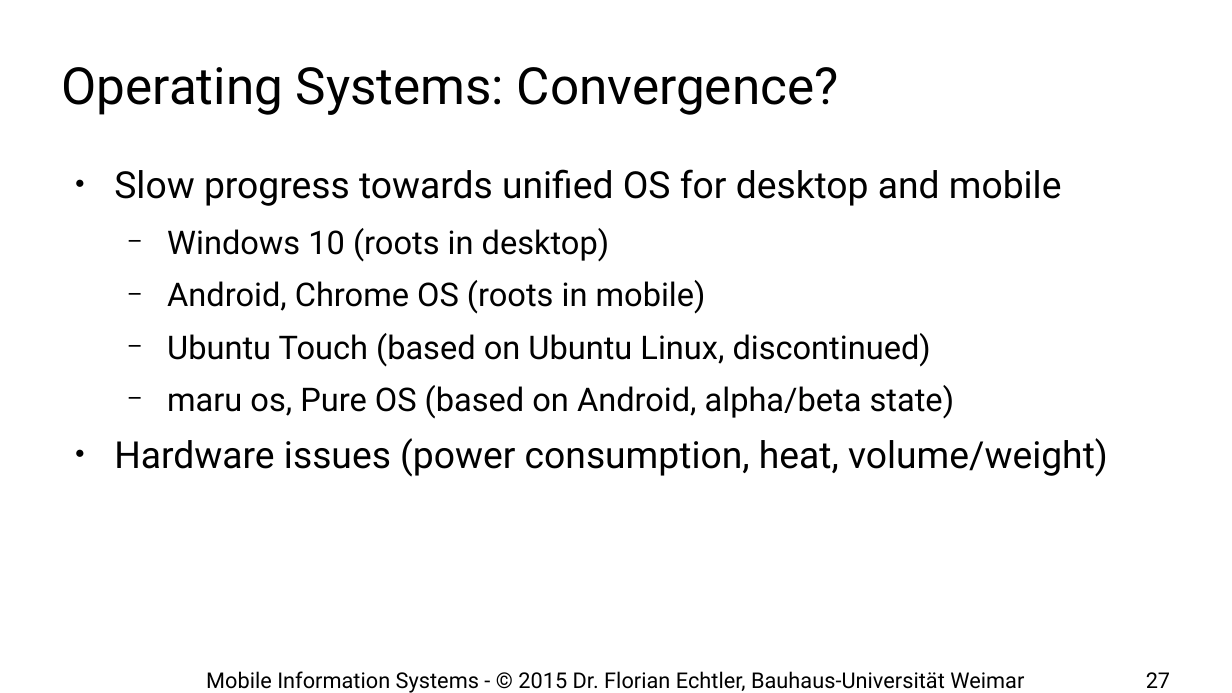
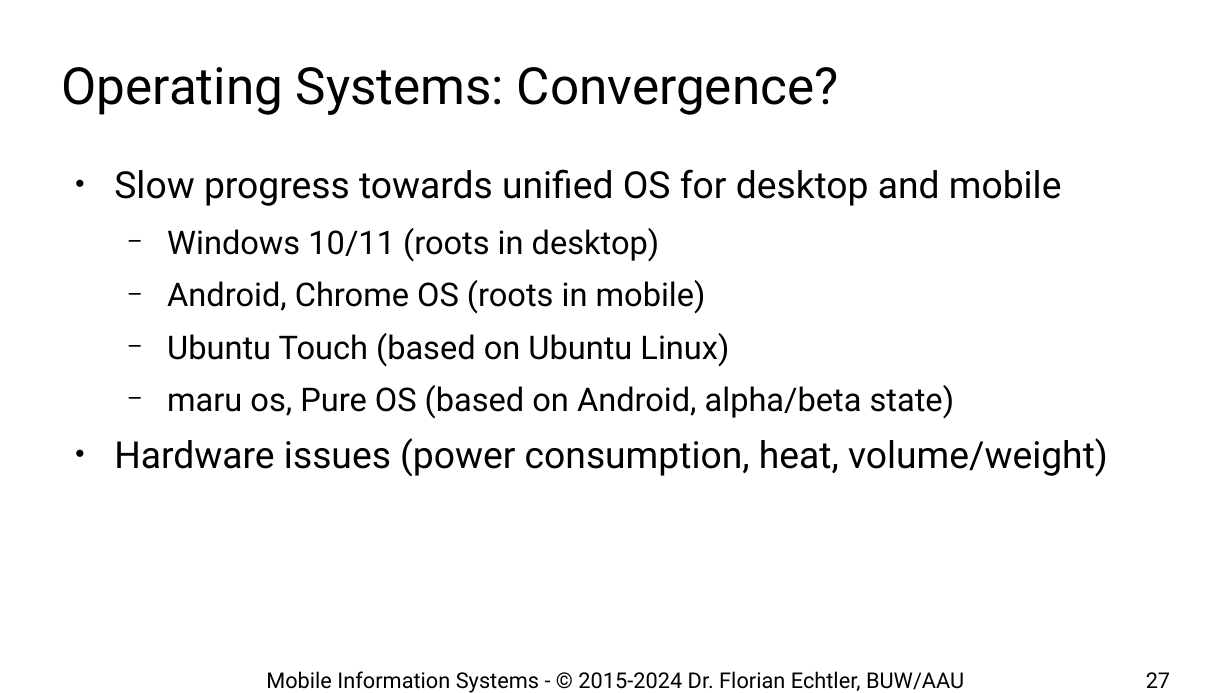
Before and after one commit to floe/mobile-information-systems, a slide deck: slide 27 of 01-introduction-basics.odp. Drawn at 1232x693 pixels with LibreOffice and Linux fonts; fonts in the diff are those of the drawing; background and template pictures are left out. Boxes give left, top, right and bottom in pixels: in the first picture for what was removed or moved away, otherwise in the second. Text is boxed around its words. In the diff, an @@ line names an element or a change of style, - is before the commit and + after.

```diff
--- a/01-introduction-basics.odp
+++ b/01-introduction-basics.odp
@@ text at bbox=[167, 228, 660, 262]: text changed @@
-  − Windows 10 (roots in desktop)
+  − Windows 10/11 (roots in desktop)
@@ text at bbox=[167, 333, 729, 367]: text changed @@
-  − Ubuntu Touch (based on Ubuntu Linux, discontinued)
+  − Ubuntu Touch (based on Ubuntu Linux)
@@ text at bbox=[266, 671, 964, 693]: text changed @@
-Mobile Information Systems - © 2015 Dr. Florian Echtler, Bauhaus-Universität Weimar
+Mobile Information Systems - © 2015-2024 Dr. Florian Echtler, BUW/AAU
```
Also in this commit, not shown: 35 other slides changed, 1 slide added, 1 other file.
